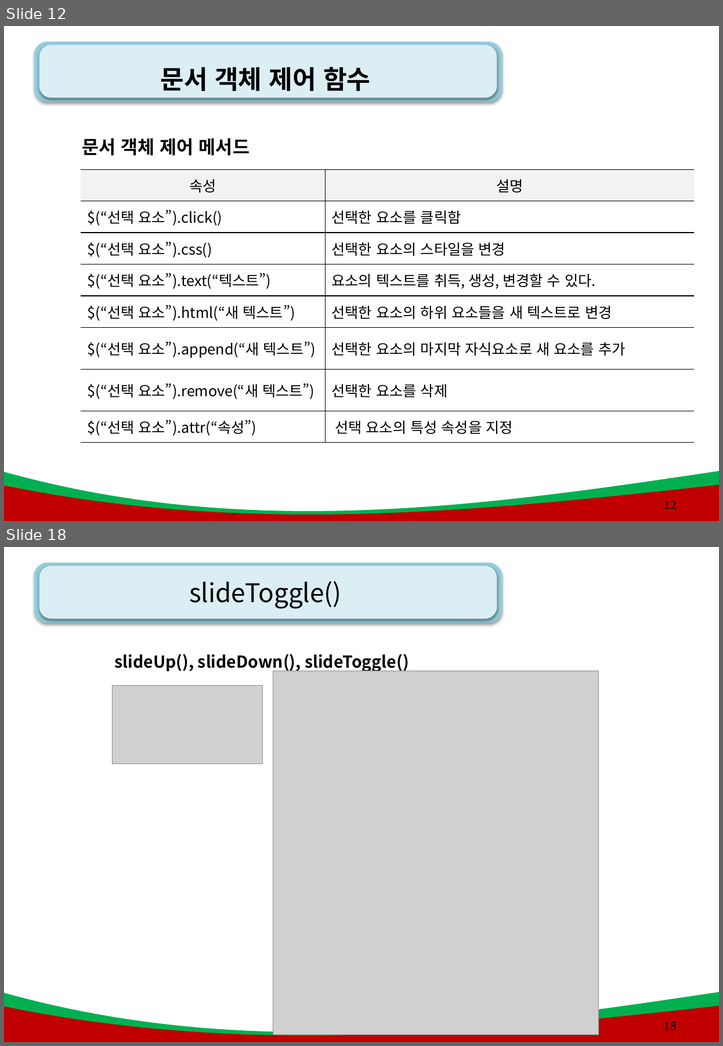
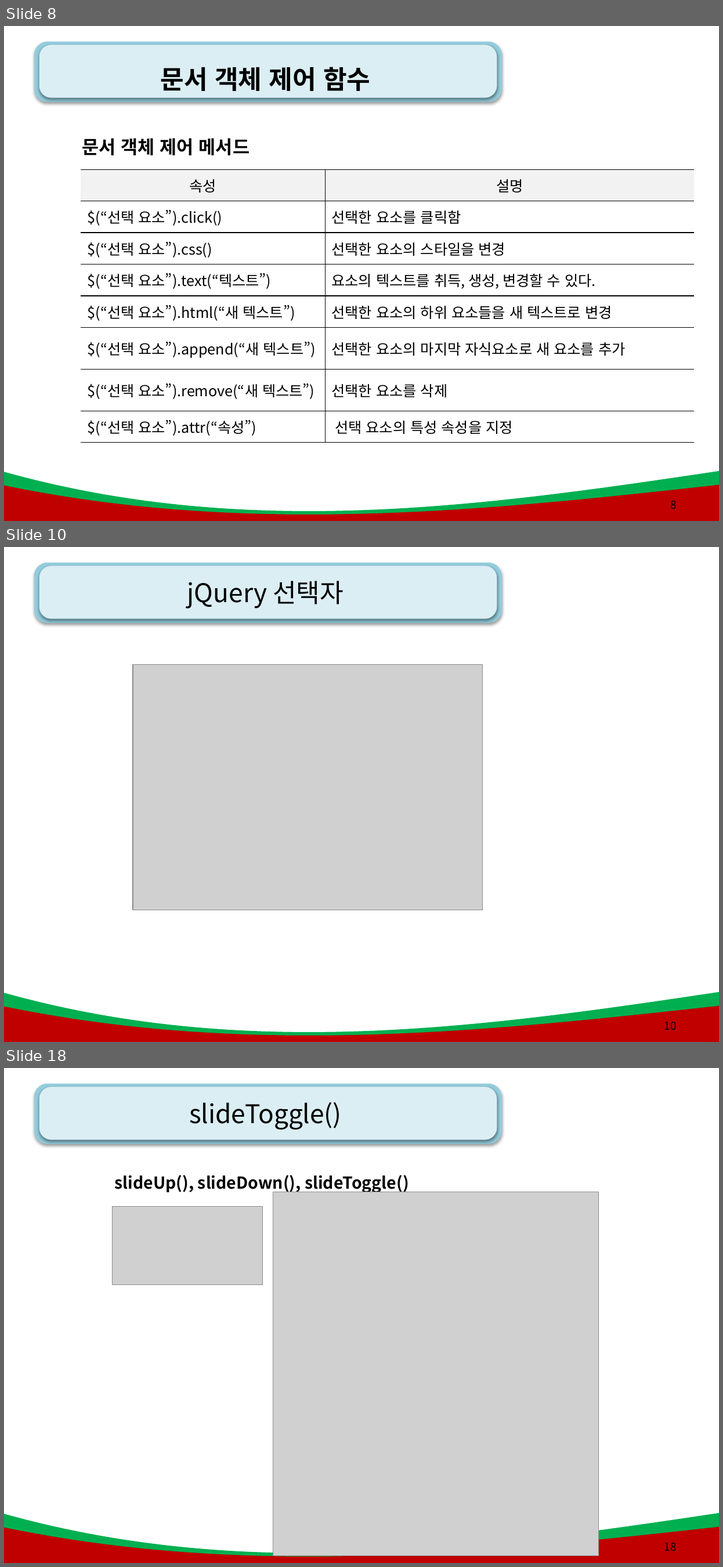
Before and after one commit to kiyongee2/green_project_web, a slide deck: js_ppt/9강. JQuery .pptx. Shown one above the other, each under a label of ours: slides 12 and 18 before the commit, slides 8, 10 and 18 after it; the slides between them are not shown. The pictures are 723x1046 and 723x1567 pixels, drawn with LibreOffice and Linux fonts; fonts in the diff are those of the drawing; grey boxes stand for pictures; background and template pictures are left out. Boxes give left, top, right and bottom in pixels: in the first picture for what was removed or moved away, otherwise in the second. Text is boxed around its words. In the diff, an @@ line names an element or a change of style, - is before the commit and + after.

```diff
--- a/js_ppt/9강. JQuery .pptx
+++ b/js_ppt/9강. JQuery .pptx
@@ slide 10 added at <box>4,547,719,1042</box>, background #FFFFFF; not listed: 4 template elements that a slide beside it also shows @@
@@ title added at <box>187,581,343,608</box>, 28 pt, text #000000 @@
+jQuery 선택자
@@ picture added at <box>133,664,482,910</box> @@
@@ page number added at <box>664,1021,676,1030</box>, 12 pt, text #000000 @@
+10
@@ what was slide 12 is now slide 8 @@
@@ page number at <box>670,500,676,509</box>: text changed @@
-12
+8
```
Also in this commit, not shown: 6 slides changed, 2 other slides added, 3 slides removed, 10 other files.
